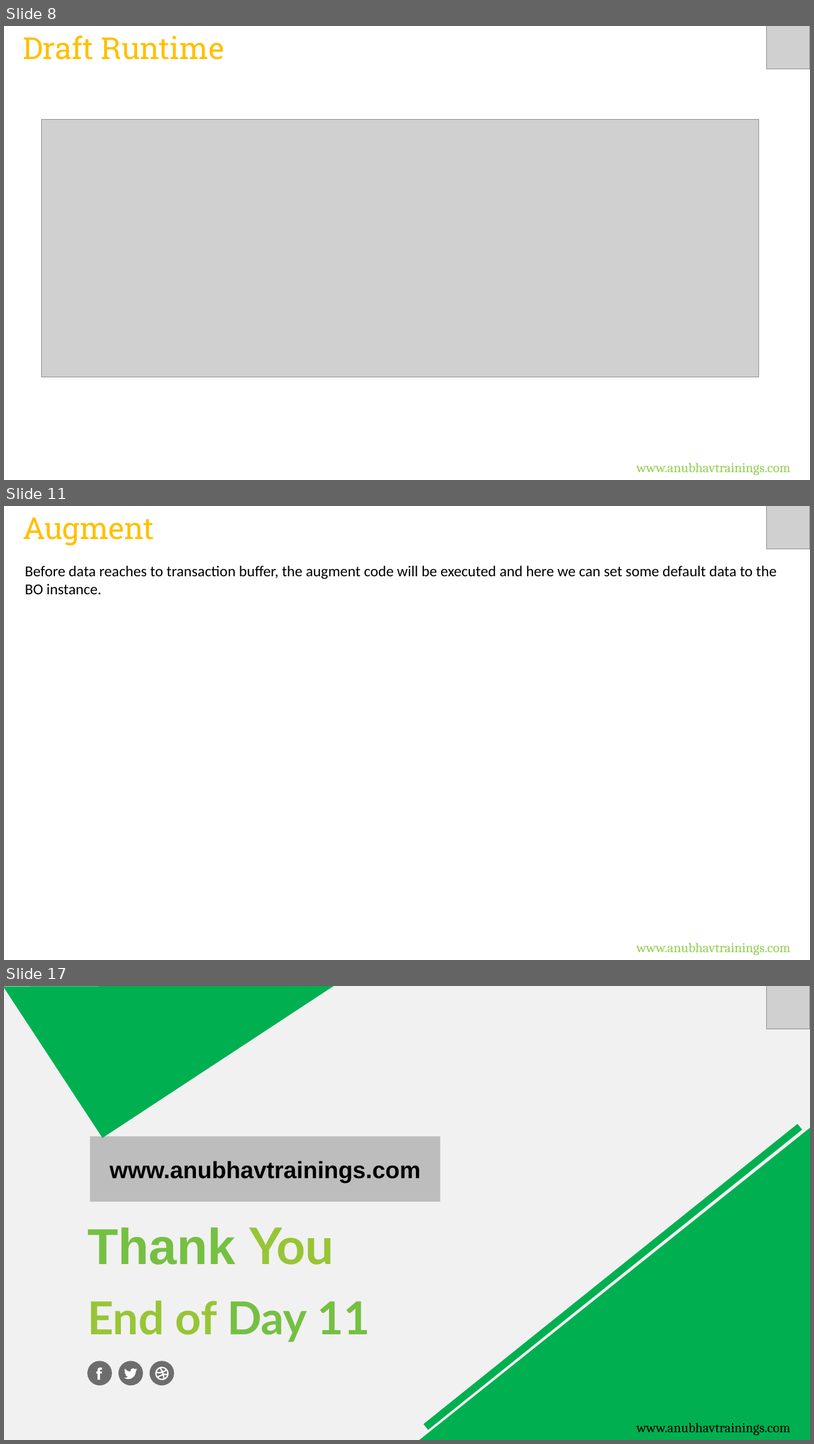
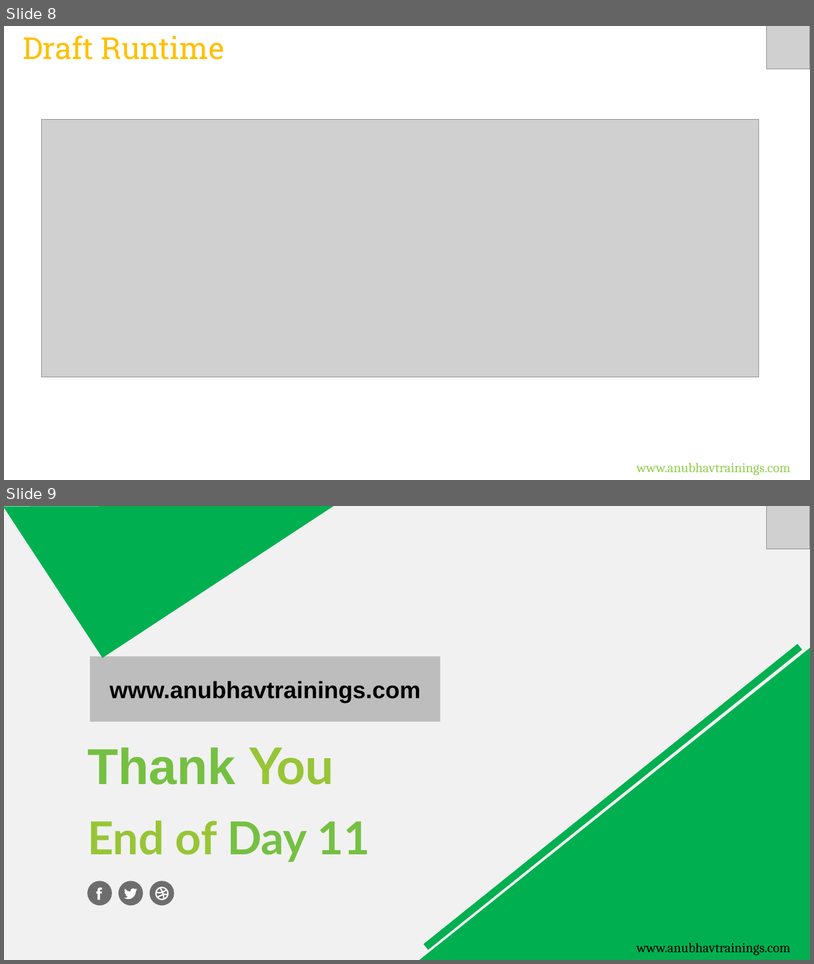
Before and after one commit to tprudhvisap/RAP_Training_Applied_Materials, a slide deck: Day 11/DAY-11.pptx. Shown one above the other, each under a label of ours: slides 8, 11 and 17 before the commit, slides 8 and 9 after it; the slides between them are not shown. The pictures are 814x1444 and 814x964 pixels, drawn with LibreOffice and Linux fonts; fonts in the diff are those of the drawing; grey boxes stand for pictures. Boxes give left, top, right and bottom in pixels: in the first picture for what was removed or moved away, otherwise in the second. Text is boxed around its words. In the diff, an @@ line names an element or a change of style, - is before the commit and + after.

```diff
--- a/Day 11/DAY-11.pptx
+++ b/Day 11/DAY-11.pptx
@@ slide 11 removed at box(4, 506, 810, 960), background #FFFFFF @@
@@ text removed at box(23, 517, 155, 546) @@
-Augment
@@ picture removed at box(767, 506, 810, 549) @@
@@ text removed at box(25, 565, 777, 595) @@
-Before data reaches to transaction buffer, the augment code will be executed and here we can set some default data to the BO instance.
@@ text removed at box(637, 942, 791, 955) @@
-www.anubhavtrainings.com
@@ what was slide 17 is now slide 9 @@
```
Also in this commit, not shown: 2 slides changed, 7 other slides removed, 2 other files.
